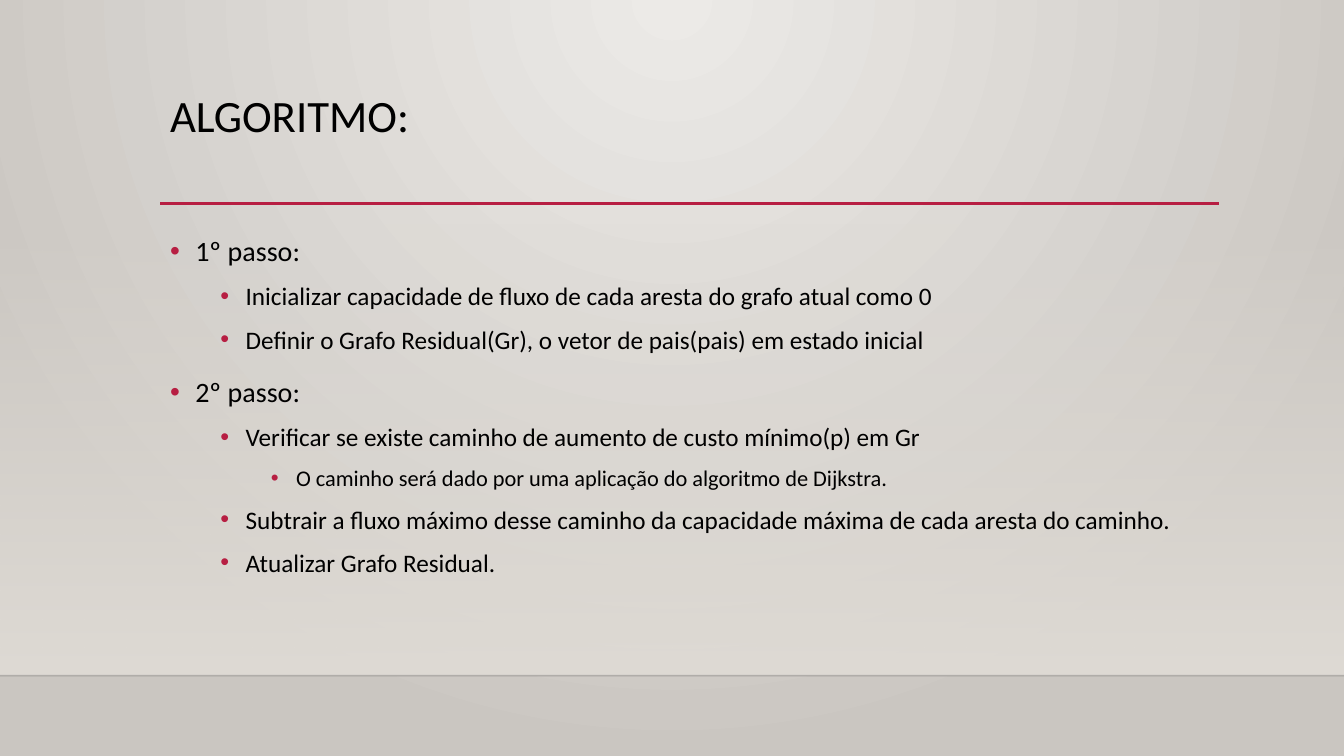
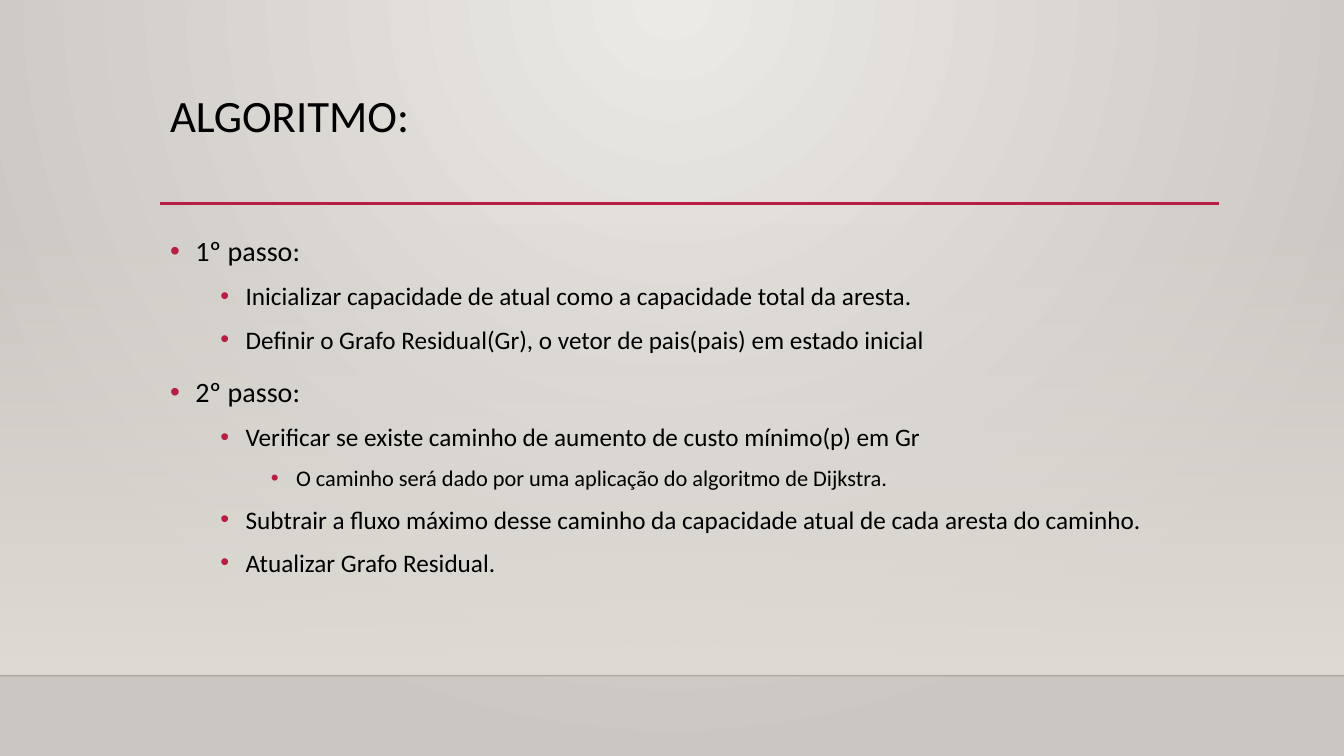
Before and after one commit to vitorhugoclz/EclipseProject, a slide deck: slide 7 of FluxoCustoMinimo/slides e texto/Apresentacao.pptx. Drawn at 1344x756 pixels with LibreOffice and Linux fonts; fonts in the diff are those of the drawing; background and template pictures are left out. Boxes give left, top, right and bottom in pixels: in the first picture for what was removed or moved away, otherwise in the second. Text is boxed around its words. In the diff, an @@ line names an element or a change of style, - is before the commit and + after.

```diff
--- a/FluxoCustoMinimo/slides e texto/Apresentacao.pptx
+++ b/FluxoCustoMinimo/slides e texto/Apresentacao.pptx
@@ text at (246, 287, 911, 309): text changed @@
-  • Inicializar capacidade de fluxo de cada aresta do grafo atual como 0
+  • Inicializar capacidade de atual como a capacidade total da aresta.
@@ text at (246, 511, 1140, 533): text changed @@
-  • Subtrair a fluxo máximo desse caminho da capacidade máxima de cada aresta do caminho.
+  • Subtrair a fluxo máximo desse caminho da capacidade atual de cada aresta do caminho.
```
Also in this commit, not shown: 2 other slides changed, 9 slides added, 4 other files.
